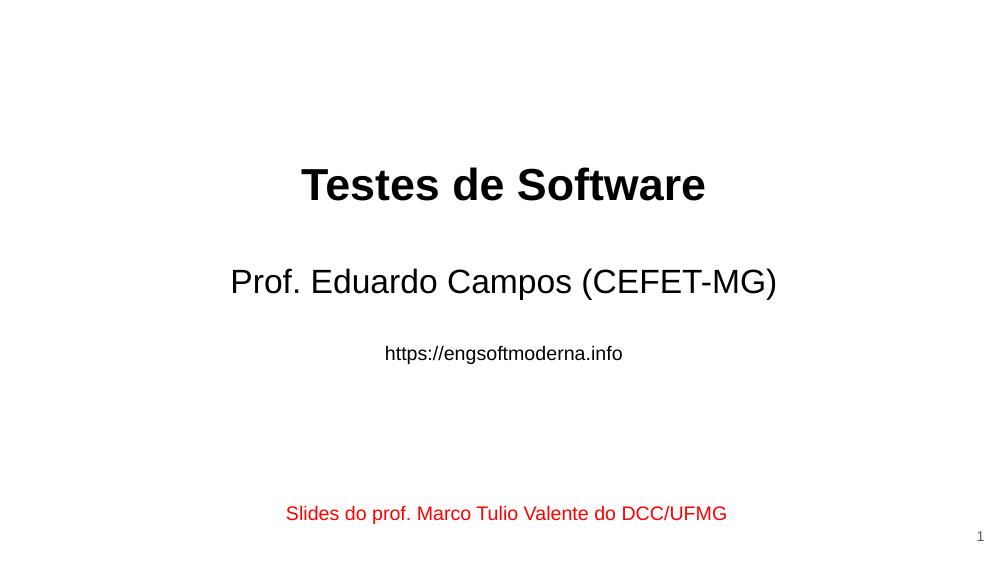
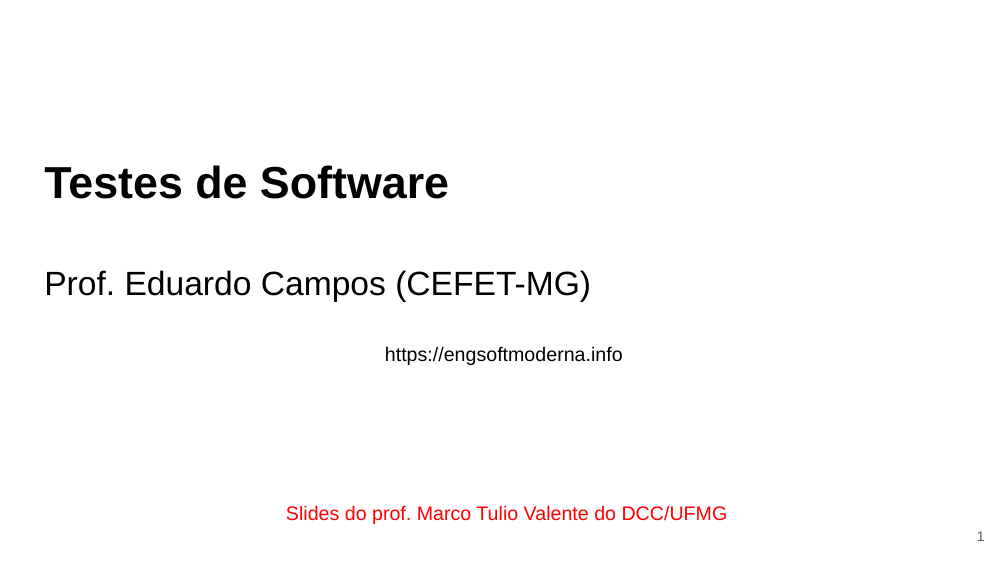
Before and after one commit to eduardocunha11/firstblog, a slide deck: slide 1 of aulas/gsi526/aula12-testes.pptx. Drawn at 1008x567 pixels with LibreOffice and Linux fonts; fonts in the diff are those of the drawing. Boxes give left, top, right and bottom in pixels: in the first picture for what was removed or moved away, otherwise in the second. Text is boxed around its words. In the diff, an @@ line names an element or a change of style, - is before the commit and + after.

Commit message:
aula sobre testes simplificada

```diff
--- a/aulas/gsi526/aula12-testes.pptx
+++ b/aulas/gsi526/aula12-testes.pptx
@@ text at box(44, 165, 623, 365): text changed @@
-Testes de Software
-Prof. Eduardo Campos (CEFET-MG)
-https://engsoftmoderna.info
+Testes de Software
+Prof. Eduardo Campos (CEFET-MG)
+https://engsoftmoderna.info
```
Also in this commit, not shown: 32 other slides changed, 1 slide added, 24 slides removed, 3 other files.
